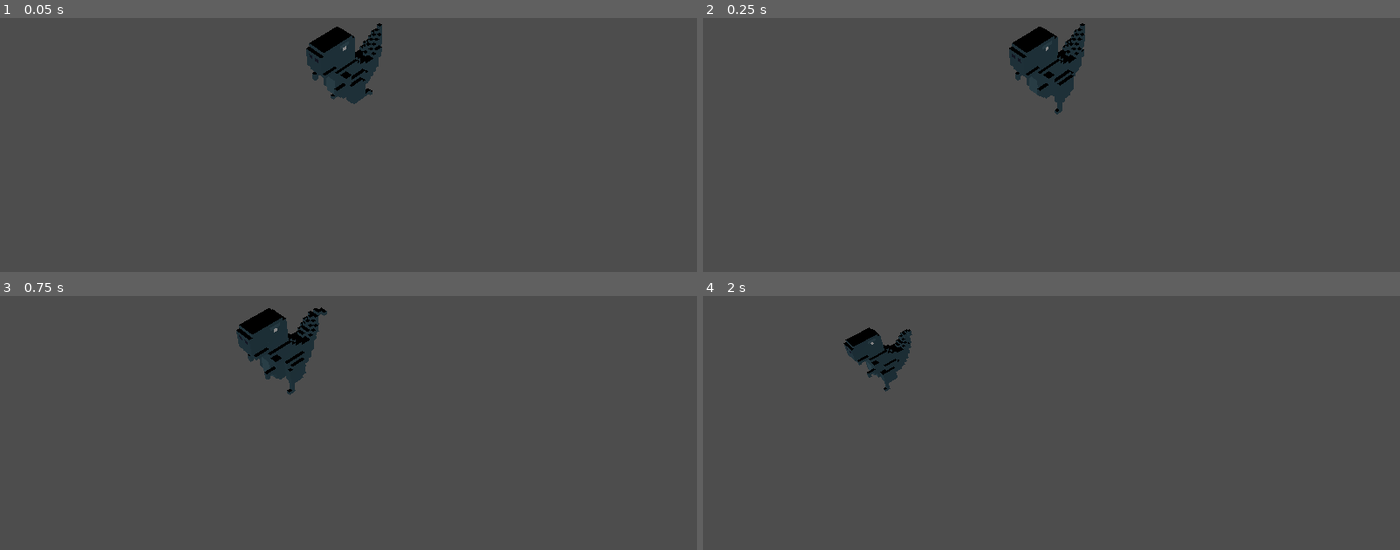
Above: before the commit, frames 1-4 (two rows, left to right).
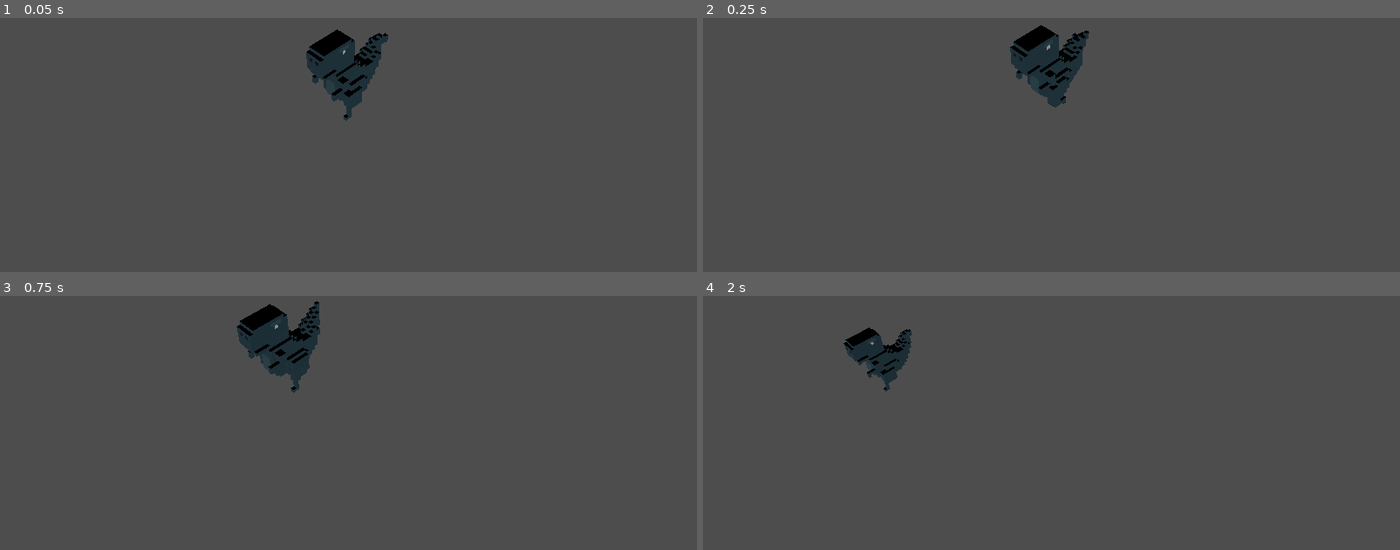
Above: after the commit, the same moments.

Repository: SugarWong97/Godot4_StopMotion3D
Game: Godot game, scene res://Demo.tscn
The game is run twice, just before and just after one commit, with the same random seed, the same clock (stepped at 60 frames per second) and the same inputs.
Inputs (mouse positions are in pixels of both pictures, inside the frame that each line leads up to):
- Up to frame 1 (0.05 s): no input
- Up to frame 2 (0.25 s): no input
- Up to frame 3 (0.75 s): tap Enter at 0.5 s; move the mouse to (501, 354) at 0.52 s; hold D from 0.53 s (still down); hold Z from 0.53 s (still down); click (501, 354) at 0.67 s
- Up to frame 4 (2 s): move the mouse to (912, 392) at 1.27 s; release D at 1.28 s; release Z at 1.28 s; hold S from 1.28 s (still down); tap X at 1.35 s

The runs differ from the first frame. In frame 1, 1.0% of the frame differs, in the area x 43-56%, y 2-41%; in frame 2, 0.7%; in frame 3, 1.1%, in the area x 33-47%, y 2-40%; in frame 4, nothing differs.
Error before the commit: Invalid call. Nonexistent function 'set_delayms' in base 'Node3D (MeshAnimationPlayer)'. (res://Demo.gd:12)

Commit message:
test scene : add FPS of MeshAnimationPlayer node

Diff:
--- a/Demo.gd
+++ b/Demo.gd
@@ -9,7 +9,7 @@
 	mesh_animation_player.animation_finished.connect(_when_mesh_animation_player_animation_finished)
 
 	# Set delay for frames
-	mesh_animation_player.set_delayms(150)
+	#mesh_animation_player.set_default_fps(12)
 
 	mesh_animation_player.play('run', true) # play 'run'
 	#var id = mesh_animation_player.animationNameToId('run')
--- a/Demo.tscn
+++ b/Demo.tscn
@@ -16,6 +16,7 @@
 script = ExtResource("4_i45uy")
 
 [node name="MeshAnimationPlayer" type="Node3D" parent="."]
+transform = Transform3D(10, 0, 0, 0, 10, 0, 0, 0, 10, 0, 0, 0)
 script = ExtResource("2")
 loadAnimationsPath = Array[String](["res://meshes/character1/run", "res://meshes/character1/idle"])
 meshNodePath = NodePath("../MeshInstance3D")
